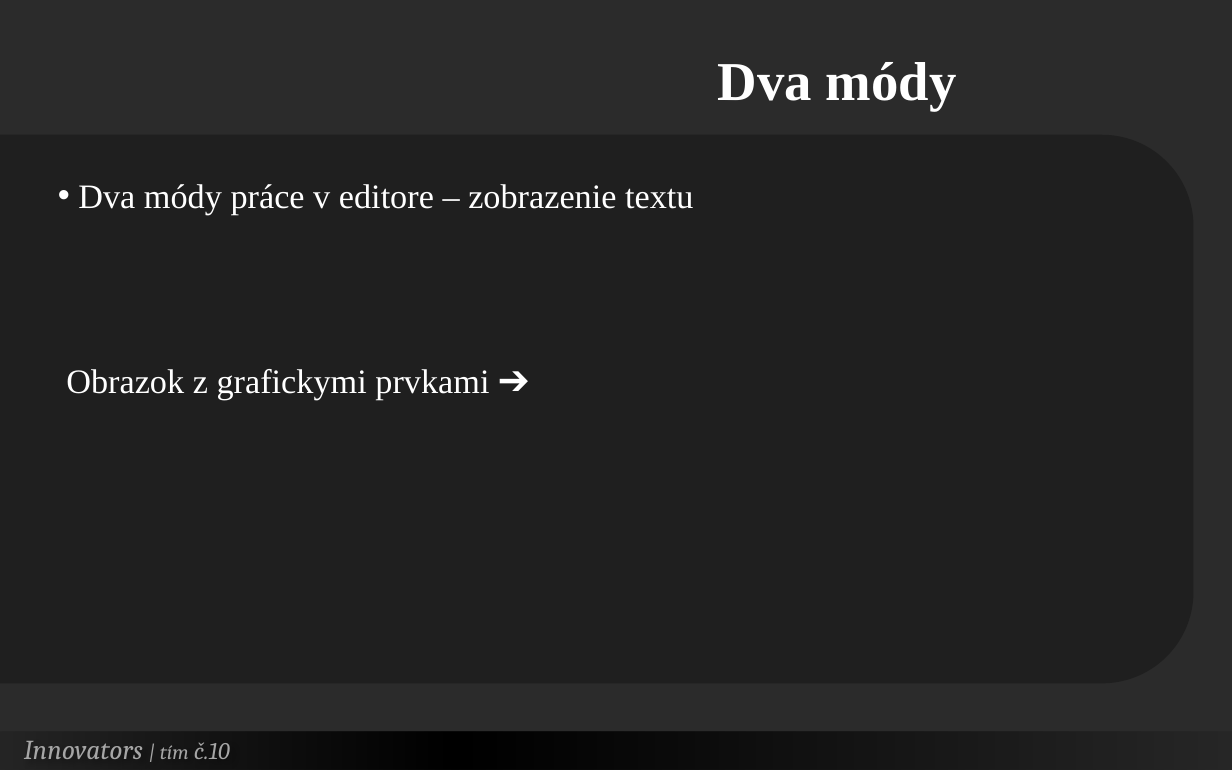
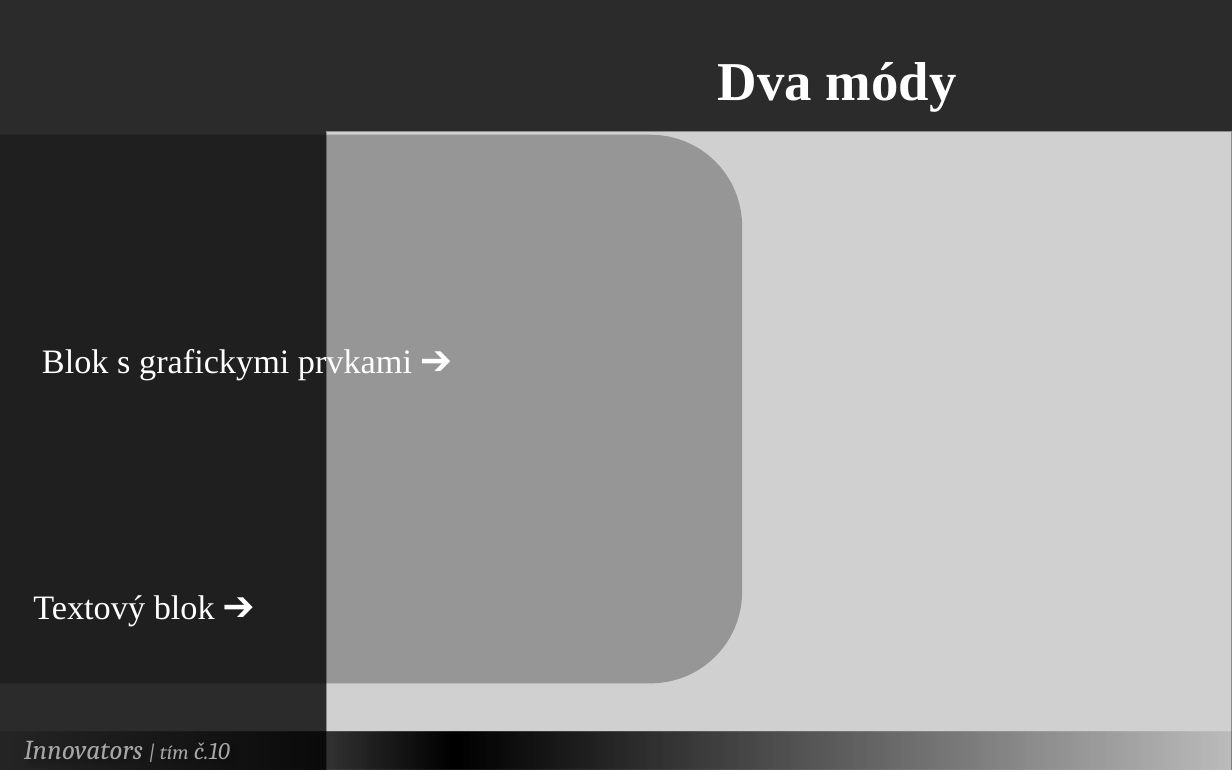
Before and after one commit to Innovators-Team10/Documentation, a slide deck: slide 10 of Dokumentacie/Ostatne/Innovators.pptx. Drawn at 1232x770 pixels with LibreOffice and Linux fonts; fonts in the diff are those of the drawing; grey boxes stand for pictures; background and template pictures are left out; a plain dark background stands for a picture behind light text. Boxes give left, top, right and bottom in pixels: in the first picture for what was removed or moved away, otherwise in the second. Text is boxed around its words. In the diff, an @@ line names an element or a change of style, - is before the commit and + after.

Commit message:
[!] Uprava prezentacie

```diff
--- a/Dokumentacie/Ostatne/Innovators.pptx
+++ b/Dokumentacie/Ostatne/Innovators.pptx
@@ round same rect: place and size @@
-round same rect at (0, 136, 1194, 684)
+round same rect at (1, 135, 742, 683)
@@ picture added at (326, 132, 1232, 770) @@
@@ text at (33, 346, 412, 626): text changed @@
-• Dva módy práce v editore – zobrazenie textu
-Obrazok z grafickymi prvkami ➔
+Blok s grafickymi prvkami ➔
+Textový blok ➔
```
